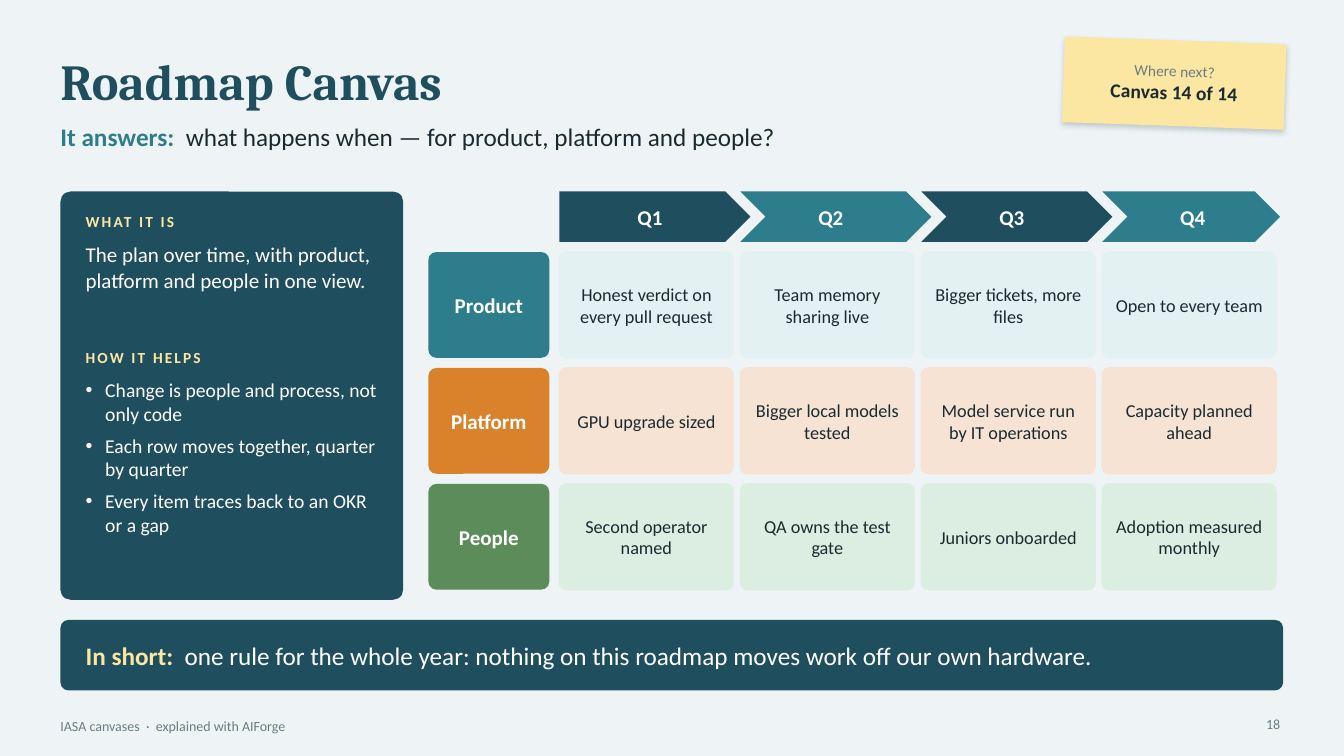
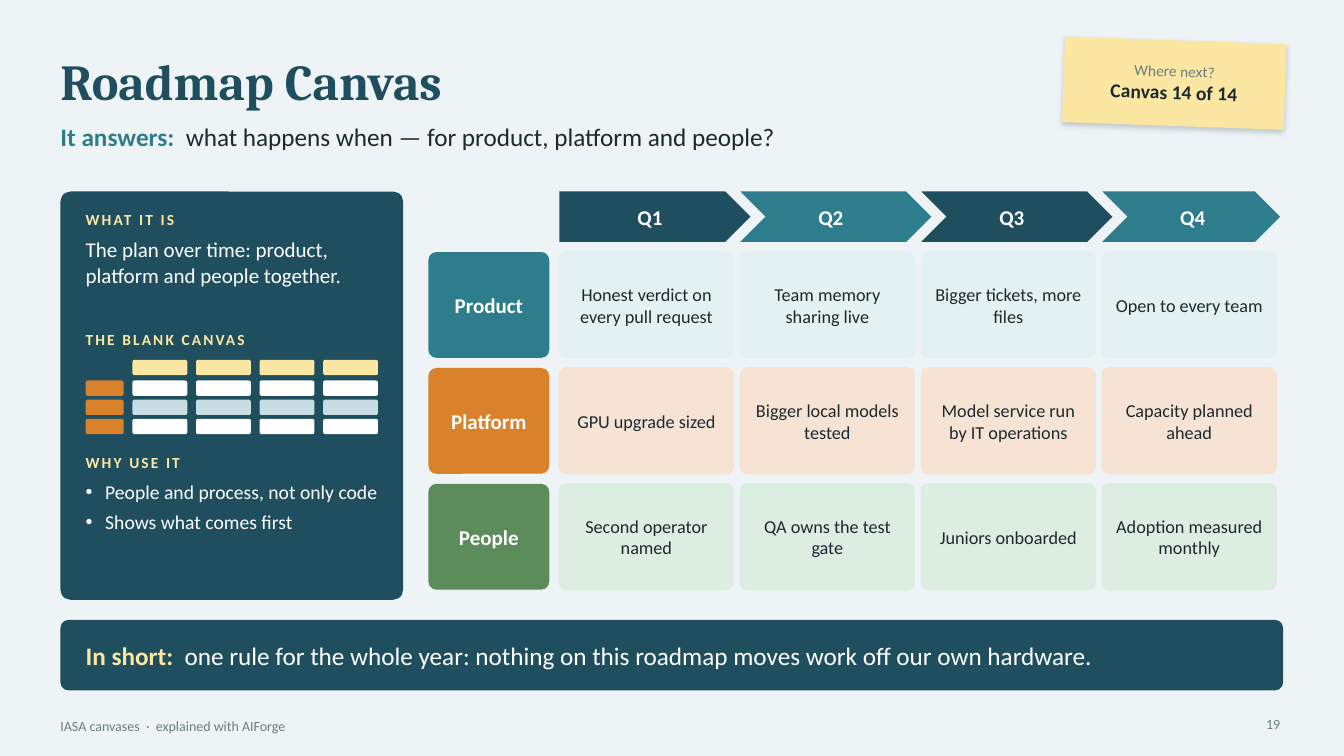
Before and after one commit to Manikanta-Reddy-Pasala/tools, a slide deck: slide 19 of course/iasa-aiforge/IASA-Canvases-with-AIForge.pptx (slide 18 before the commit). Drawn at 1344x756 pixels with LibreOffice and Linux fonts; fonts in the diff are those of the drawing. Boxes give left, top, right and bottom in pixels: in the first picture for what was removed or moved away, otherwise in the second. Text is boxed around its words. In the diff, an @@ line names an element or a change of style, - is before the commit and + after.

```diff
--- a/course/iasa-aiforge/IASA-Canvases-with-AIForge.pptx
+++ b/course/iasa-aiforge/IASA-Canvases-with-AIForge.pptx
@@ text "WHAT IT IS": place and size @@
-text "WHAT IT IS" at bbox=[86, 212, 378, 240]
+text "WHAT IT IS" at bbox=[86, 210, 378, 236]
@@ text at bbox=[86, 242, 341, 287]: text changed @@
-The plan over time, with product, platform and people in one view.
+The plan over time: product, platform and people together.
@@ text removed at bbox=[86, 353, 201, 363] @@
-HOW IT HELPS
@@ text added at bbox=[86, 331, 378, 357], 11 pt, text #FBE7A1, bold @@
+THE BLANK CANVAS
@@ rounded rectangle added at bbox=[86, 381, 124, 396], fill #D9822B @@
@@ rounded rectangle added at bbox=[132, 360, 187, 375], fill #FBE7A1 @@
@@ rounded rectangle added at bbox=[132, 381, 187, 396], fill #FFFFFF @@
@@ rounded rectangle added at bbox=[196, 360, 250, 375], fill #FBE7A1 @@
@@ rounded rectangle added at bbox=[196, 381, 250, 396], fill #FFFFFF @@
@@ rounded rectangle added at bbox=[260, 360, 315, 375], fill #FBE7A1 @@
@@ rounded rectangle added at bbox=[260, 381, 315, 396], fill #FFFFFF @@
@@ rounded rectangle added at bbox=[324, 360, 378, 375], fill #FBE7A1 @@
@@ rounded rectangle added at bbox=[324, 381, 378, 396], fill #FFFFFF @@
@@ rounded rectangle added at bbox=[86, 400, 124, 415], fill #D9822B @@
@@ rounded rectangle added at bbox=[86, 419, 124, 435], fill #D9822B @@
@@ rounded rectangle added at bbox=[132, 400, 187, 415], fill #C8DDE3 @@
@@ rounded rectangle added at bbox=[132, 419, 187, 435], fill #FFFFFF @@
@@ rounded rectangle added at bbox=[196, 400, 250, 415], fill #C8DDE3 @@
@@ rounded rectangle added at bbox=[196, 419, 250, 435], fill #FFFFFF @@
@@ rounded rectangle added at bbox=[260, 400, 315, 415], fill #C8DDE3 @@
@@ rounded rectangle added at bbox=[260, 419, 315, 435], fill #FFFFFF @@
@@ rounded rectangle added at bbox=[324, 400, 378, 415], fill #C8DDE3 @@
@@ rounded rectangle added at bbox=[324, 419, 378, 435], fill #FFFFFF @@
@@ text added at bbox=[86, 458, 180, 468], 11 pt, text #FBE7A1, bold @@
+WHY USE IT
@@ text at bbox=[105, 485, 378, 529]: text changed @@
-• Change is people and process, not only code
-• Each row moves together, quarter by quarter
-• Every item traces back to an OKR or a gap
+• People and process, not only code
+• Shows what comes first
@@ page number at bbox=[1266, 720, 1280, 729]: text changed @@
-18
+19
```
Also in this commit, not shown: 15 other slides changed, 1 slide added, 3 other files.
